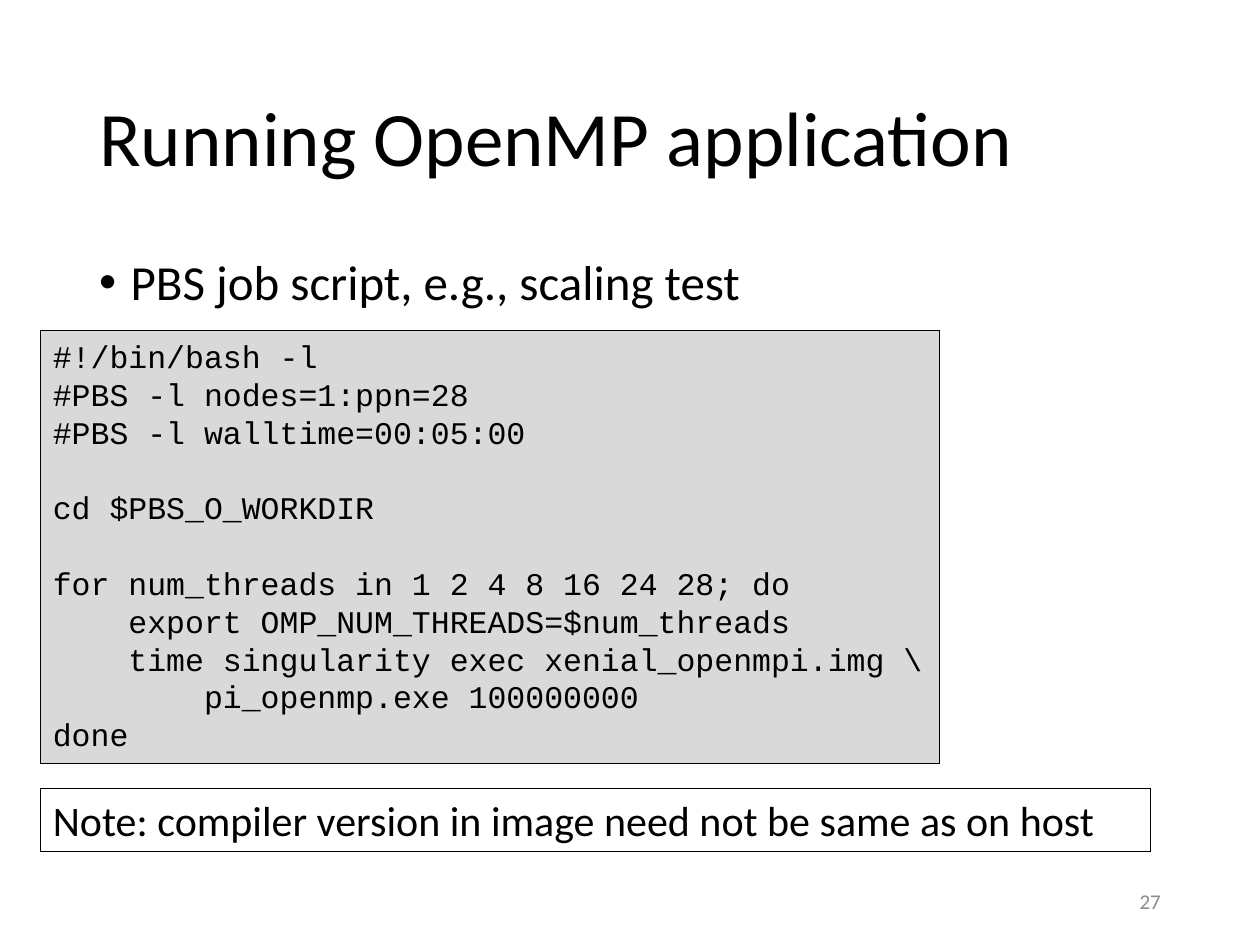
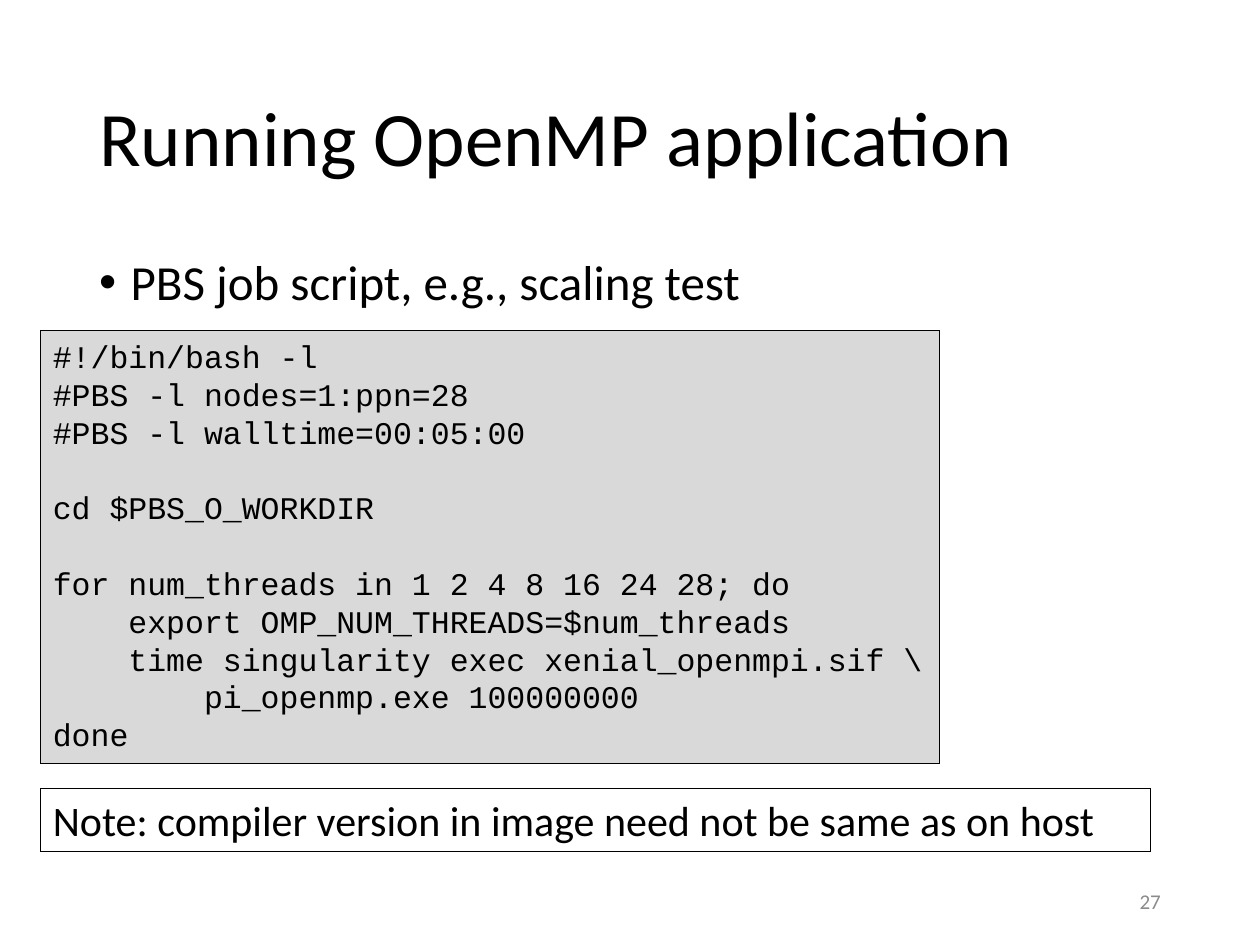
Before and after one commit to gjbex/training-material, a slide deck: slide 27 of Virtualization/singularity.pptx. Drawn at 1260x945 pixels with LibreOffice and Linux fonts; fonts in the diff are those of the drawing. Boxes give left, top, right and bottom in pixels: in the first picture for what was removed or moved away, otherwise in the second. Text is boxed around its words. In the diff, an @@ line names an element or a change of style, - is before the commit and + after.

Commit message:
Update for Singularity 3.x

```diff
--- a/Virtualization/singularity.pptx
+++ b/Virtualization/singularity.pptx
@@ text in rectangle at (x1=128, y1=648, x2=884, y2=678): text changed @@
-time singularity exec xenial_openmpi.img \
+time singularity exec xenial_openmpi.sif \
```
Also in this commit, not shown: 10 other slides changed.
